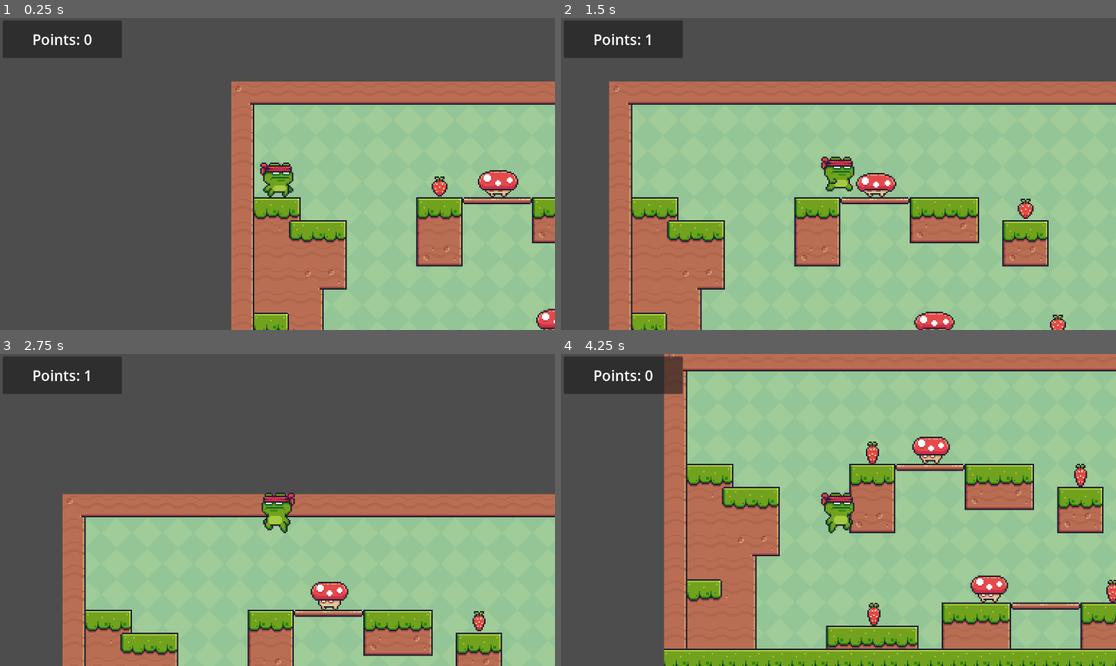
Above: before the commit, frames 1-4 (two rows, left to right).
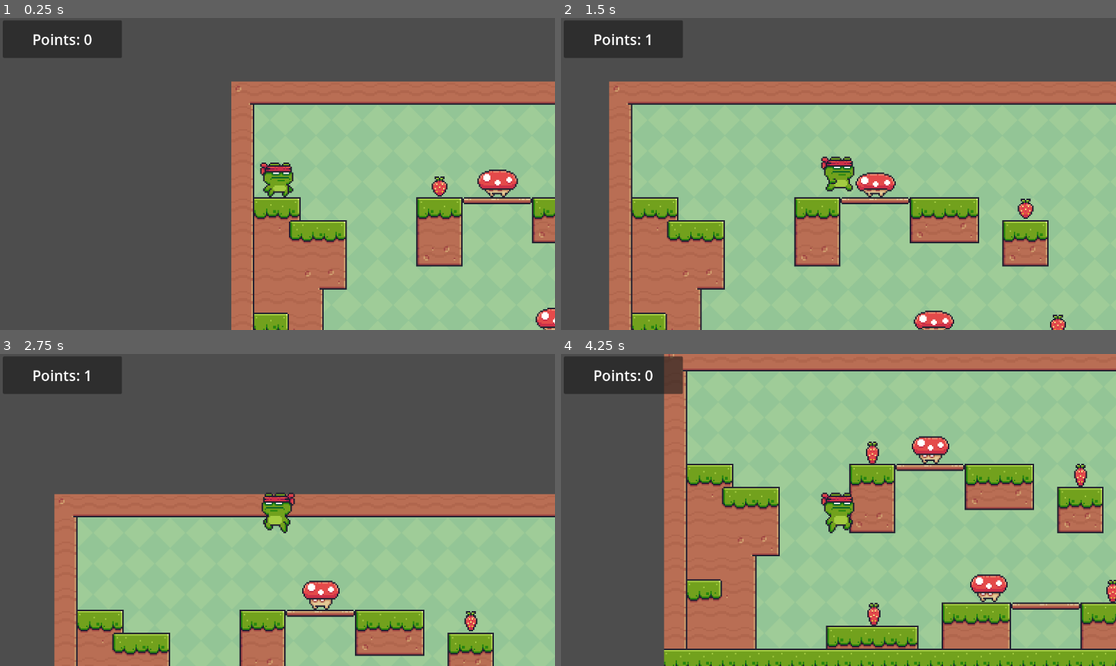
Above: after the commit, the same moments.

Repository: 1jeidh/CCNLTHD_2D_Demo
Game: Godot game, scene res://Scenes/main.tscn
Two runs of this game, one before a commit and one after it. Both use one fixed random seed, a clock stepped at 60 frames per second and the inputs below.
Inputs:
- Up to frame 1 (0.25 s): no input
- Up to frame 2 (1.5 s): tap Enter (ui_accept) at 0.5, 0.77 s; hold Right (move_right) from 0.53 s (still down)
- Up to frame 3 (2.75 s): tap Enter (ui_accept) at 1.52 s; release Right (move_right) at 2.03 s; hold A (move_left) from 2.03 s (still down)
- Up to frame 4 (4.25 s): release A (move_left) at 2.78 s; hold Right (move_right) from 2.78 s (still down); tap Enter (ui_accept) at 3.02, 3.77 s

The runs differ from the first frame. In frame 1, 0.3% of the frame differs, in the area x 85-100%, y 48-100%; in frame 2, 0.4%; in frame 3, 5.5%, in the area x 9-91%, y 44-100%; in frame 4, 0.5%.

Commit message:
Small Modification to Enemy node

Diff:
--- a/Platform_Demo/Scenes/enemy.tscn
+++ b/Platform_Demo/Scenes/enemy.tscn
@@ -109,13 +109,10 @@
 "speed": 12.0
 }]
 
-[sub_resource type="RectangleShape2D" id="RectangleShape2D_84ind"]
-size = Vector2(78, 59)
+[sub_resource type="RectangleShape2D" id="RectangleShape2D_jvnva"]
+size = Vector2(78, 60)
 
-[sub_resource type="RectangleShape2D" id="RectangleShape2D_jvnva"]
-size = Vector2(83, 64)
-
-[node name="Enemy" type="RigidBody2D"]
+[node name="Enemy" type="Node2D"]
 script = ExtResource("1_26vxb")
 
 [node name="AnimatedSprite2D" type="AnimatedSprite2D" parent="."]
@@ -127,14 +124,10 @@
 frame = 5
 frame_progress = 0.320239
 
-[node name="CollisionShape2D" type="CollisionShape2D" parent="."]
-position = Vector2(0, 17.5)
-shape = SubResource("RectangleShape2D_84ind")
-
 [node name="Area2D" type="Area2D" parent="."]
 
 [node name="CollisionShape2D" type="CollisionShape2D" parent="Area2D"]
-position = Vector2(-0.5, 18)
+position = Vector2(0, 18)
 shape = SubResource("RectangleShape2D_jvnva")
 
 [node name="Timer" type="Timer" parent="Area2D"]
--- a/Platform_Demo/Scenes/main.tscn
+++ b/Platform_Demo/Scenes/main.tscn
@@ -267,10 +267,10 @@
 [node name="Enemies" type="Node" parent="."]
 
 [node name="Enemy" parent="Enemies" instance=ExtResource("7_qdya4")]
-position = Vector2(627, 434)
+position = Vector2(626, 431)
 
 [node name="Enemy2" parent="Enemies" instance=ExtResource("7_qdya4")]
-position = Vector2(1967, 528)
+position = Vector2(1966, 528)
 
 [node name="Enemy3" parent="Enemies" instance=ExtResource("7_qdya4")]
-position = Vector2(506, 146)
+position = Vector2(505, 144)
--- a/Platform_Demo/Scripts/character_body_2d.gd
+++ b/Platform_Demo/Scripts/character_body_2d.gd
@@ -1,5 +1,4 @@
 extends CharacterBody2D
-
 
 const SPEED = 400.0
 const JUMP_VELOCITY = -550.0
--- a/Platform_Demo/Scripts/enemy.gd
+++ b/Platform_Demo/Scripts/enemy.gd
@@ -1,11 +1,10 @@
-extends RigidBody2D
+extends Node2D
 
 @onready var timer: Timer = $Area2D/Timer
 
 # Called when the node enters the scene tree for the first time.
 func _ready() -> void:
 	pass # Replace with function body.
-
 
 # Called every frame. 'delta' is the elapsed time since the previous frame.
 func _process(delta: float) -> void:
Not shown: 1 places in Platform_Demo/Scenes/enemy.tscn that only renumber resources
